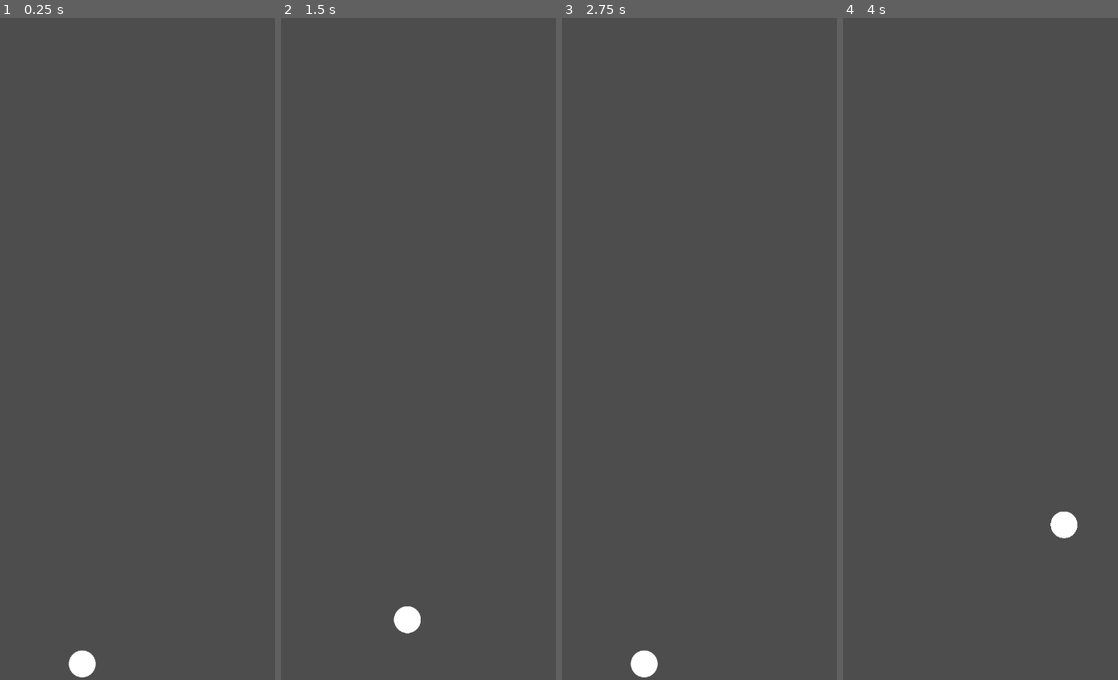
Above: before the commit, frames 1-4 (left to right).
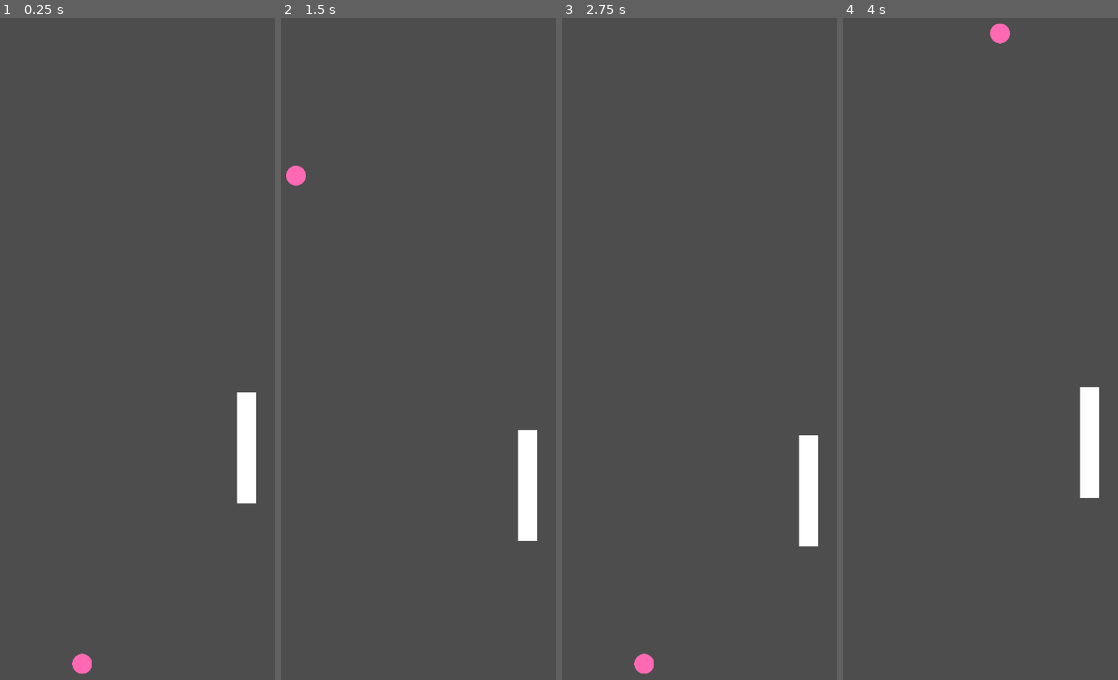
Above: after the commit, the same moments.

Repository: felipedfe/ricochet-godot
Game: Godot game, scene res://scenes/main.tscn
Same seed, same stepped clock (60 frames per second), same inputs: the game is played once before the commit and once after it.
Inputs (mouse positions are in pixels of both pictures, inside the frame that each line leads up to):
- Up to frame 1 (0.25 s): no input
- Up to frame 2 (1.5 s): move the mouse to (448, 302) at 0.52 s; click (448, 302) at 0.6 s; tap D (d) at 0.8, 1.35 s; move the mouse to (286, 368) at 1.27 s
- Up to frame 3 (2.75 s): click (567, 368) at 1.55 s; move the mouse to (683, 183) at 2.02 s; click (683, 183) at 2.1 s; tap D (d) at 2.3 s
- Up to frame 4 (4 s): move the mouse to (906, 474) at 2.77 s; tap D (d) at 2.85, 3.8 s; click (906, 474) at 3.05 s; move the mouse to (1041, 441) at 3.52 s; click (1041, 441) at 3.6 s

The runs differ from the first frame. In frame 1, 1.5% of the frame differs, in the area x 24-94%, y 56-100%; in frame 2, 1.7%, in the area x 1-94%, y 22-93%; in frame 3, 1.5%; in frame 4, 1.7%.

Commit message:
create default motion bar

Diff:
--- a/scenes/ball.gd
+++ b/scenes/ball.gd
@@ -1,24 +1,57 @@
+#extends CharacterBody2D
+#
+#@export var speed := 1500
+#var direction := Vector2.ZERO
+#var motion: Vector2
+#
+#func _ready():
+	#direction = Vector2.ZERO
+	#$BallSprite.modulate = Color.HOT_PINK # para pintar a bola
+#
+#func launch():
+	## (1, -1) = pra direita e pra cima
+	#direction = Vector2(1, -1).normalized() # normalized é pra deixar a velocidade diagonal não muito rápida
+#
+#func reset():
+	#direction = Vector2.ZERO
+	#motion = Vector2.ZERO
+#
+#func _physics_process(delta):
+	#if direction != Vector2.ZERO:
+		#motion = direction * speed * delta
+		#var collision = move_and_collide(motion)
+#
+		#if collision:
+			#direction = direction.bounce(collision.get_normal())
+				#
+
 extends CharacterBody2D
 
-@export var speed := 1000
-var direction := Vector2.ZERO
-var motion: Vector2
+@export var speed: float = 1500.0
+@export var separation_push: float = 1.0 # empurra pra fora após colisão (ajuste fino)
 
-func _ready():
+var direction: Vector2 = Vector2.ZERO
+
+func _ready() -> void:
 	direction = Vector2.ZERO
+	$BallSprite.modulate = Color.HOT_PINK
 
-func launch():
-	# (1, -1) = pra direita e pra cima
-	direction = Vector2(1, -1).normalized() # normalized é pra deixar a velocidade diagonal não muito rápida
+func launch() -> void:
+	direction = Vector2(1, -1).normalized()
 
-func reset():
+func reset() -> void:
 	direction = Vector2.ZERO
-	motion = Vector2.ZERO
 
 func _physics_process(delta):
 	if direction != Vector2.ZERO:
-		motion = direction * speed * delta
+		var motion = direction * speed * delta
 		var collision = move_and_collide(motion)
 
 		if collision:
-			direction = direction.bounce(collision.get_normal())
+			var normal = collision.get_normal()
+
+			# Reflete direção
+			direction = direction.bounce(normal).normalized()
+
+			# Empurra a bola um pouquinho pra fora da barra
+			global_position += normal * 10.0
--- a/scenes/ball.tscn
+++ b/scenes/ball.tscn
@@ -3,11 +3,13 @@
 [ext_resource type="Texture2D" uid="uid://dx3nrrnd3t0d2" path="res://assets/ball.png" id="1_7s4qf"]
 
 [sub_resource type="CircleShape2D" id="CircleShape2D_7s4qf"]
-radius = 50.0
+radius = 37.12142
 
 [node name="Ball" type="CharacterBody2D"]
+safe_margin = 1.0
 
 [node name="BallSprite" type="Sprite2D" parent="."]
+scale = Vector2(0.74, 0.74)
 texture = ExtResource("1_7s4qf")
 
 [node name="CollisionShape2D" type="CollisionShape2D" parent="."]
--- /dev/null
+++ b/scenes/bar_motion.gd
@@ -0,0 +1,26 @@
+extends AnimatableBody2D
+
+
+var initial_y_pos: float
+var final_y_pos: float
+var speed = 200
+var dir: float = -1.0 # -1 = subindo, +1 = descendo
+
+# define até onde a barra pode subir e descer
+func setup(up_y_pos: float, down_y_pos: float):
+	initial_y_pos = position.y - up_y_pos
+	final_y_pos = position.y + down_y_pos
+
+	dir = 1.0
+
+func set_speed(bar_speed: float):
+	speed = bar_speed
+
+func _physics_process(delta: float) -> void:
+	position.y += dir * speed * delta
+
+	if position.y <= initial_y_pos:
+		dir = 1.0
+
+	elif position.y >= final_y_pos:
+		dir = -1.0
--- /dev/null
+++ b/scenes/bar_motion.tscn
@@ -0,0 +1,18 @@
+[gd_scene load_steps=4 format=3 uid="uid://8y8qv0vrfw6w"]
+
+[ext_resource type="Script" uid="uid://ma81hrlsjgb6" path="res://scenes/bar_motion.gd" id="1_a455q"]
+[ext_resource type="Texture2D" uid="uid://de57akf2ckup2" path="res://assets/bar-default.png" id="2_yj06k"]
+
+[sub_resource type="RectangleShape2D" id="RectangleShape2D_ph1en"]
+size = Vector2(26.548672, 145.88234)
+
+[node name="MotionBarDefault" type="AnimatableBody2D"]
+script = ExtResource("1_a455q")
+
+[node name="BarSprite" type="Sprite2D" parent="."]
+scale = Vector2(1.3333333, 1.275)
+texture = ExtResource("2_yj06k")
+
+[node name="CollisionShape2D" type="CollisionShape2D" parent="."]
+scale = Vector2(1.13, 1.275)
+shape = SubResource("RectangleShape2D_ph1en")
--- a/scenes/level_1.tscn
+++ b/scenes/level_1.tscn
@@ -1,19 +1,24 @@
-[gd_scene load_steps=4 format=3 uid="uid://lnyqabnmu4ek"]
+[gd_scene load_steps=5 format=3 uid="uid://lnyqabnmu4ek"]
 
 [ext_resource type="PackedScene" uid="uid://dl5hd3nrepmkm" path="res://scenes/ball.tscn" id="1_014kd"]
 [ext_resource type="Script" uid="uid://5lx33s3kr54w" path="res://scripts/level_1.gd" id="1_bswci"]
 [ext_resource type="Script" uid="uid://p80bctg35b7g" path="res://scenes/ball.gd" id="3_rus8k"]
+[ext_resource type="PackedScene" uid="uid://8y8qv0vrfw6w" path="res://scenes/bar_motion.tscn" id="4_5xbjy"]
 
 [node name="Level1" type="Node2D"]
 script = ExtResource("1_bswci")
 
 [node name="Ball" parent="." instance=ExtResource("1_014kd")]
-position = Vector2(633, 621)
+position = Vector2(363, 1235)
 scale = Vector2(0.5, 0.5)
 script = ExtResource("3_rus8k")
 
 [node name="VisibleOnScreenNotifier2D2" type="VisibleOnScreenNotifier2D" parent="Ball"]
 modulate = Color(0.801691, 0.000511341, 0.803434, 1)
 scale = Vector2(3.2, 3.2)
+metadata/_edit_lock_ = true
+
+[node name="BarMotion1" parent="." instance=ExtResource("4_5xbjy")]
+position = Vector2(667, 801)
 
 [connection signal="screen_exited" from="Ball/VisibleOnScreenNotifier2D2" to="." method="_on_visible_on_screen_notifier_2d_screen_exited"]
--- a/scripts/level_1.gd
+++ b/scripts/level_1.gd
@@ -1,19 +1,22 @@
 extends Node2D
 
-@onready var ball_node: CharacterBody2D = get_node("Ball")
+@onready var ball_node: CharacterBody2D = $Ball
+@onready var bar1: AnimatableBody2D = $BarMotion1
 var initial_ball_pos: Vector2
 
 func _ready():
 	initial_ball_pos = Vector2(get_viewport_rect().size.x / 2, get_viewport_rect().size.y - 30)
 	ball_node.position = initial_ball_pos
+	bar1.setup(0,200)
+	#bar1.set_speed(1000)
 
-func reset_ball():
+func reset_ball_pos():
 	ball_node.position = initial_ball_pos
 	ball_node.reset()
 
 func _on_visible_on_screen_notifier_2d_screen_exited():
 	print("bolinha saiu da tela!")
-	reset_ball()
+	reset_ball_pos()
 
 func _process(_delta):
 	if Input.is_action_just_pressed("click") or Input.is_action_just_pressed("d"):
Binary file added: assets/bar-default.png
Not shown, added: assets/bar-default.png.import
Not shown, added: scenes/bar_motion.gd.uid
